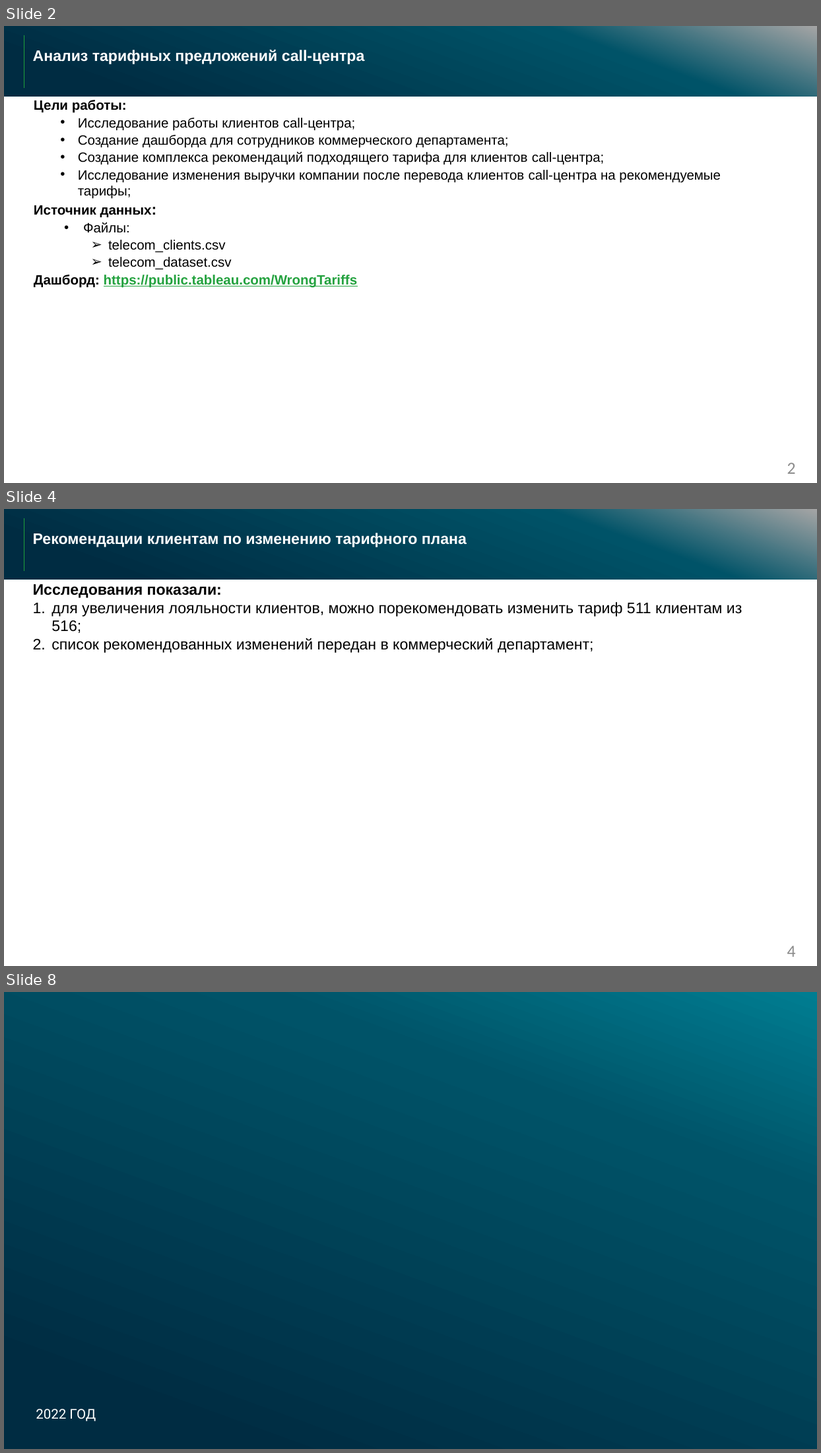
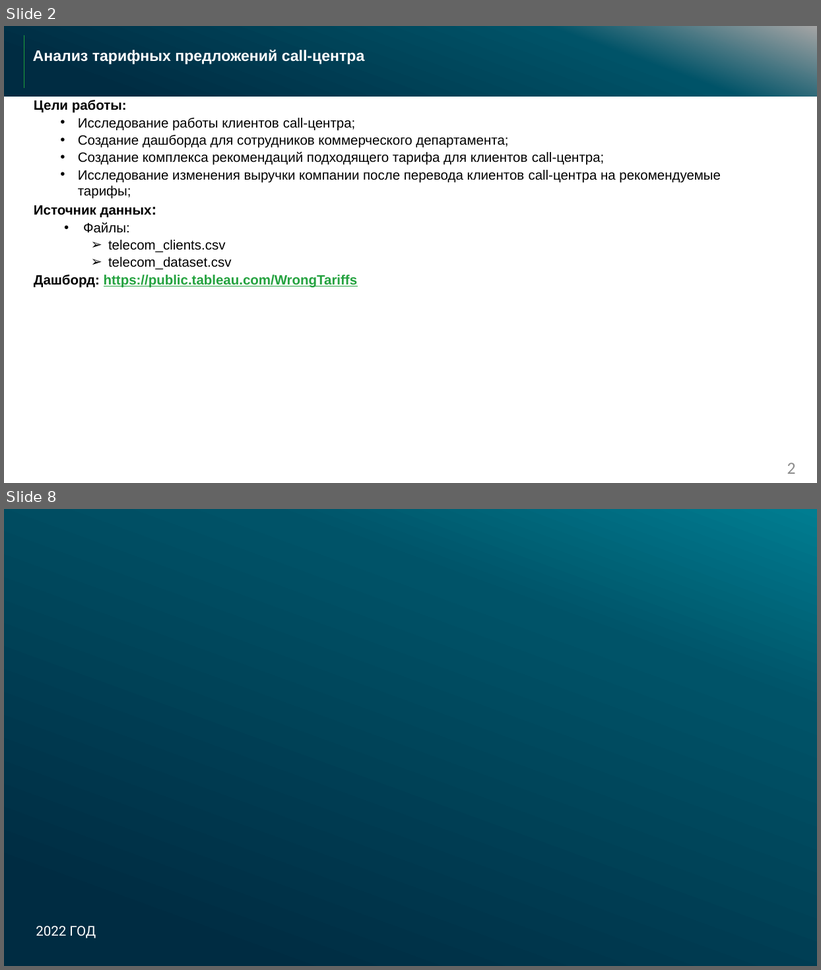
Before and after one commit to parabatareek/DataAnalyst, a slide deck: Projects/Project 13 - Неоптимальные тарифы/Call-центр.pptx. Shown one above the other, each under a label of ours: slides 2, 4 and 8 before the commit, slides 2 and 8 after it; the slides between them are not shown. The pictures are 821x1453 and 821x970 pixels, drawn with LibreOffice and Linux fonts; fonts in the diff are those of the drawing; background and template pictures are left out. Boxes give left, top, right and bottom in pixels: in the first picture for what was removed or moved away, otherwise in the second. Text is boxed around its words. In the diff, an @@ line names an element or a change of style, - is before the commit and + after.

```diff
--- a/Projects/Project 13 - Неоптимальные тарифы/Call-центр.pptx
+++ b/Projects/Project 13 - Неоптимальные тарифы/Call-центр.pptx
@@ slide 4 removed at (x1=4, y1=509, x2=817, y2=966), background #FFFFFF @@
@@ rectangle removed at (x1=4, y1=509, x2=817, y2=579) @@
@@ line removed from (24, 518) to (24, 570) @@
@@ text removed at (x1=33, y1=533, x2=467, y2=547) @@
-Рекомендации клиентам по изменению тарифного плана
@@ text removed at (x1=33, y1=584, x2=742, y2=653) @@
-Исследования показали:
-1. для увеличения лояльности клиентов, можно порекомендовать изменить тариф 511 клиентам из 516;
-2. список рекомендованных изменений передан в коммерческий департамент;
@@ page number removed at (x1=787, y1=946, x2=796, y2=957) @@
-4
```
Also in this commit, not shown: 4 slides changed, 1 slide added, 1 other file.
